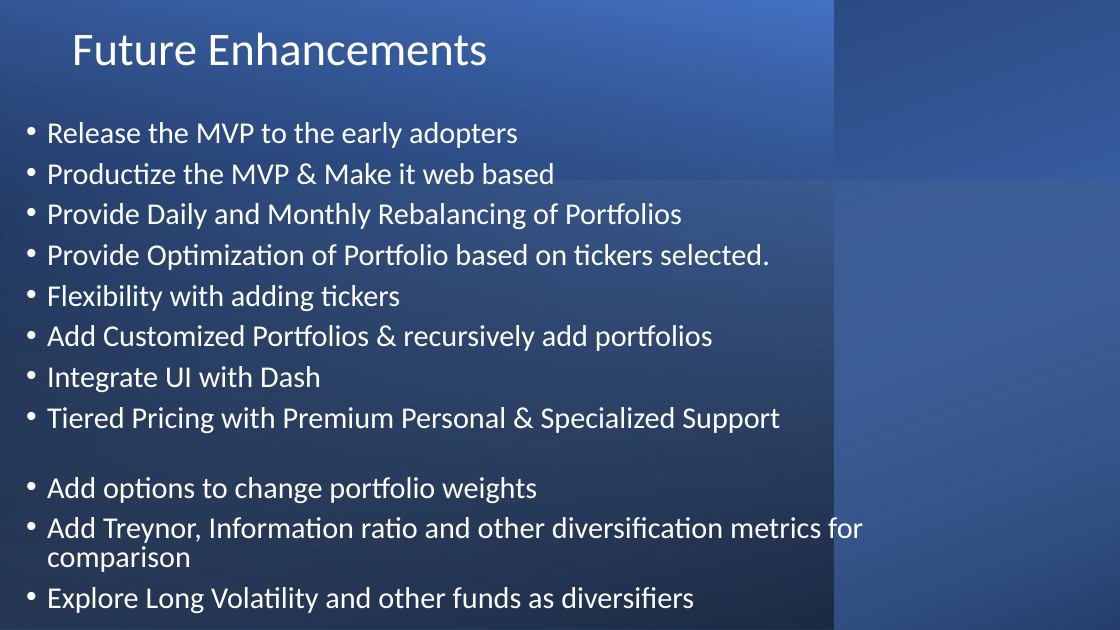
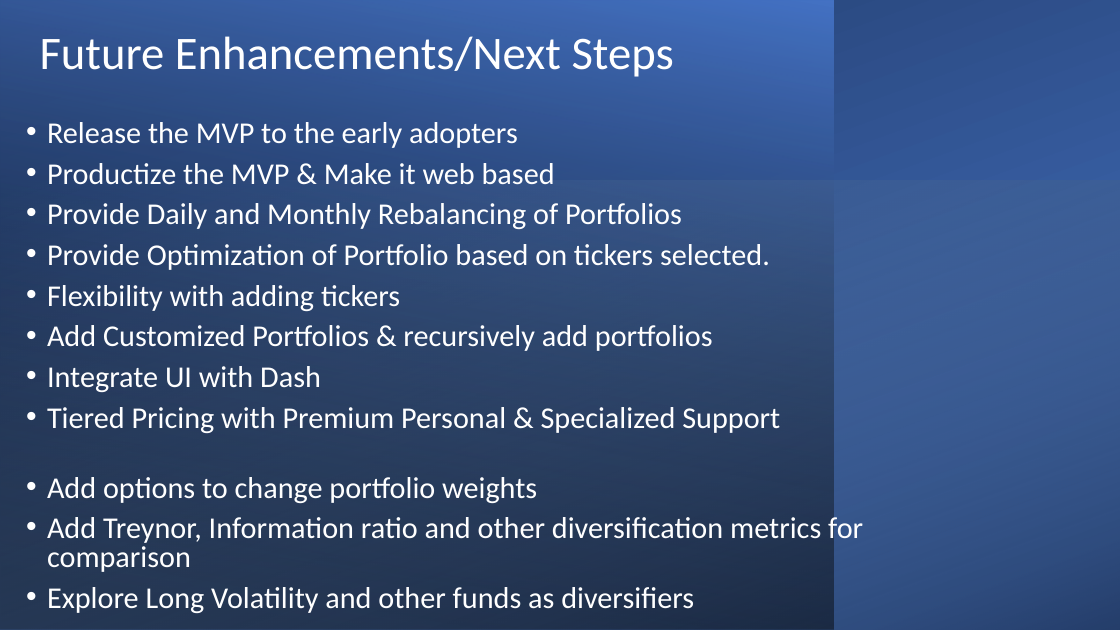
Before and after one commit to sangramsinghg/portfolio_diversifier, a slide deck: slide 18 of Portfolio_Diversifier.pptx (slide 17 before the commit). Drawn at 1120x630 pixels with LibreOffice and Linux fonts; fonts in the diff are those of the drawing. Boxes give left, top, right and bottom in pixels: in the first picture for what was removed or moved away, otherwise in the second. Text is boxed around its words. In the diff, an @@ line names an element or a change of style, - is before the commit and + after.

```diff
--- a/Portfolio_Diversifier.pptx
+++ b/Portfolio_Diversifier.pptx
@@ text at [40, 36, 674, 77]: text changed @@
-Future Enhancements
+Future Enhancements/Next Steps
```
Also in this commit, not shown: 3 other slides changed, 5 slides added, 4 slides removed, 1 other file.
